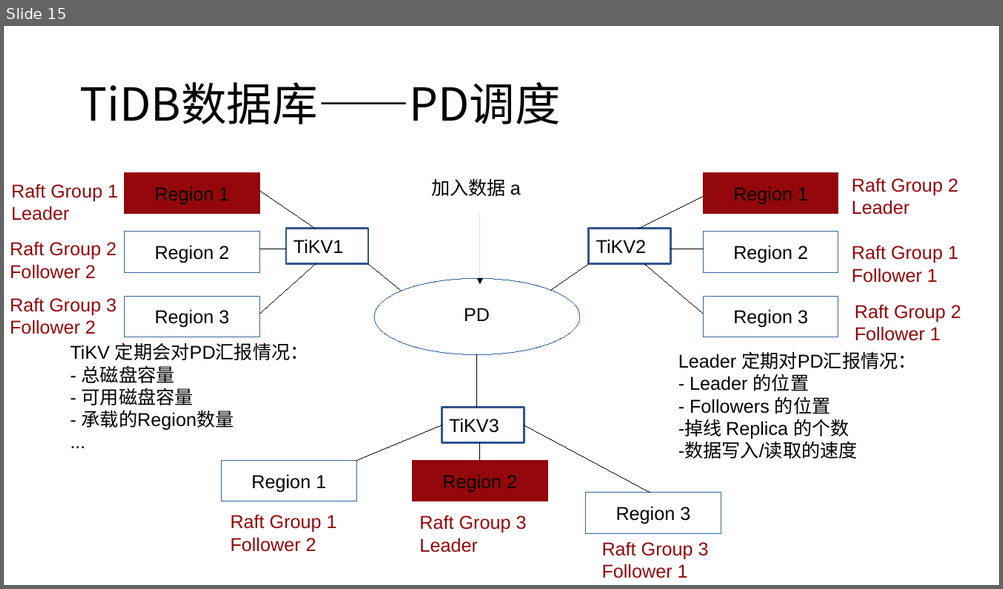
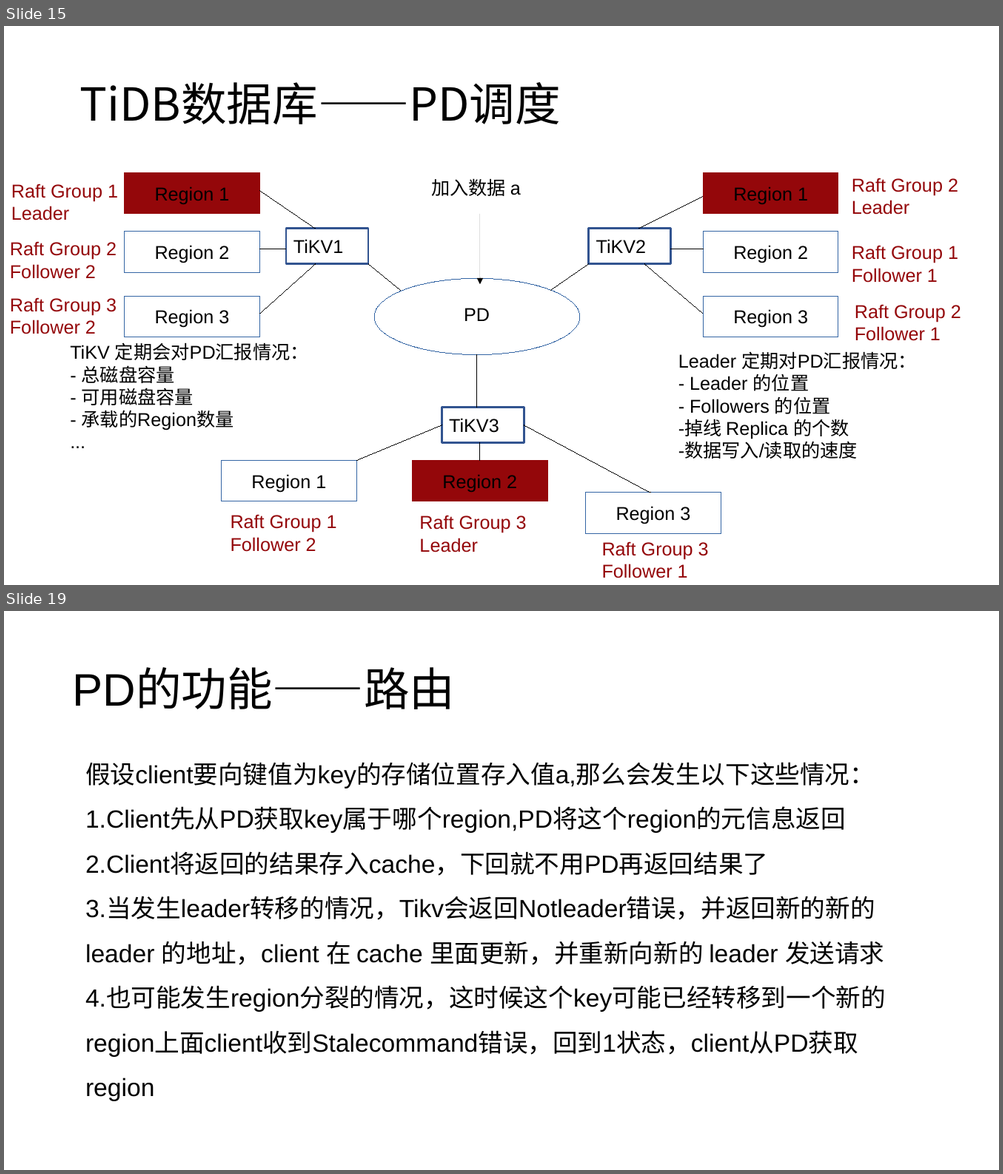
Before and after one commit to Doris404/Study-paper-channel, a slide deck: Chai' project/study material/notes/TiDB项目.pptx. Shown one above the other, each under a label of ours: slide 15 before the commit, slides 15 and 19 after it; the slides between them are not shown. The pictures are 1003x589 and 1003x1174 pixels, drawn with LibreOffice and Linux fonts; fonts in the diff are those of the drawing. Boxes give left, top, right and bottom in pixels: in the first picture for what was removed or moved away, otherwise in the second. Text is boxed around its words. In the diff, an @@ line names an element or a change of style, - is before the commit and + after.

```diff
--- a/Chai' project/study material/notes/TiDB项目.pptx
+++ b/Chai' project/study material/notes/TiDB项目.pptx
@@ slide 19 added at (x1=4, y1=611, x2=999, y2=1170), background #FFFFFF @@
@@ title added at (x1=72, y1=669, x2=455, y2=709), 44 pt, text #000000 @@
+PD的功能——路由
@@ text added at (x1=85, y1=762, x2=885, y2=1057), 24 pt, text #000000 @@
+假设client要向键值为key的存储位置存入值a,那么会发生以下这些情况：
+1.Client先从PD获取key属于哪个region,PD将这个region的元信息返回
+2.Client将返回的结果存入cache，下回就不用PD再返回结果了
+3.当发生leader转移的情况，Tikv会返回Notleader错误，并返回新的新的 leader 的地址，client 在 cache 里面更新，并重新向新的 leader 发送请求
+4.也可能发生region分裂的情况，这时候这个key可能已经转移到一个新的region上面client收到Stalecommand错误，回到1状态，client从PD获取region
```
Also in this commit, not shown: 3 slides changed, 16 other slides added, 3 slides removed, 5 other files.
